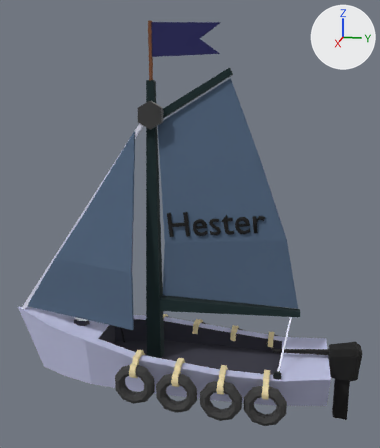
Two versions of the FBX model Assets/Art Assets/Meshes/Ships/Final Ships/M_Sailboat_Ship_Hester.fbx, one commit apart.
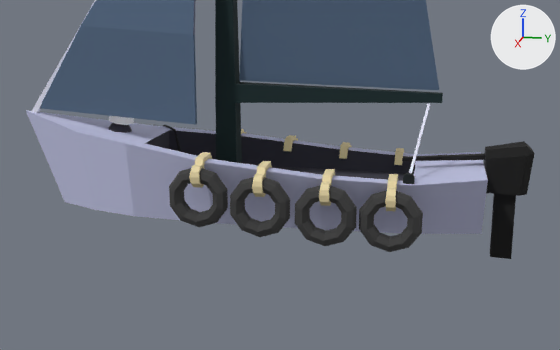
Each version appears first whole from a 50 mm lens placed at (10.3, 2.12, 5.7), pointed at (-0.06, 0.05, 3.11), and next in a close-up from a 50 mm lens placed at (10.96, 2.26, 2.88), pointed at (0.62, 0.19, 0.3). The axes (+X, +Y, +Z) are drawn at upper right. The lights are the same throughout. Where no turn or scale is listed for an object, it has been applied to the vertices.

In view in the first close-up: 'M_Sailboat_Ship_Hester'.
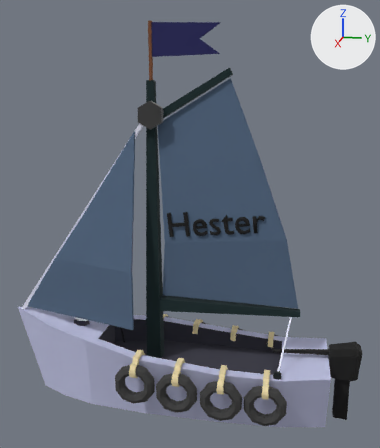
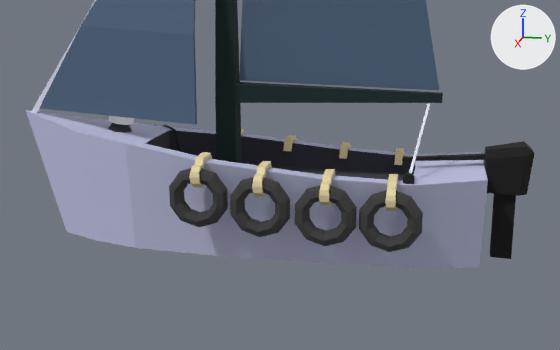
The newer file is also turned or shifted as a whole; pictures and numbers use the older file's frame.

Boxes [x1, y1, x2, y2] around the edits, measured in the close-ups (560 x 350 px; the box of a moved part takes in the faces that stretch with it):
'M_Sailboat_Ship_Hester', reshaped
    before: [26, 0, 535, 259]
    after: [26, 0, 535, 268]
part 1 of me_mesh_002, moved or reshaped
    before: [26, 111, 488, 234]
    after: [26, 111, 488, 268]

Patch to the scene script:
```diff
--- a/Assets/Art Assets/Meshes/Ships/Final Ships/M_Sailboat_Ship_Hester.fbx.py
+++ b/Assets/Art Assets/Meshes/Ships/Final Ships/M_Sailboat_Ship_Hester.fbx.py
@@ me_mesh_002 @@
 me_mesh_002.from_pydata(...)  # 1915 vertices, 1717 faces; spans x -1.4..1.4, y -3.97..3.62, z -0.89..7.06
 # used by ob_m_sailboat_ship_hester; location = (0.0, 0.0, 0.0)
+# me_mesh_002 part 1: all 18 vertices in x -0.62..0.62, y -3.41..2.98, z -0.47 are moved by (0.0, 0.0, -0.5)
 me_mesh_002.materials.append(mat_mainmat)
```
